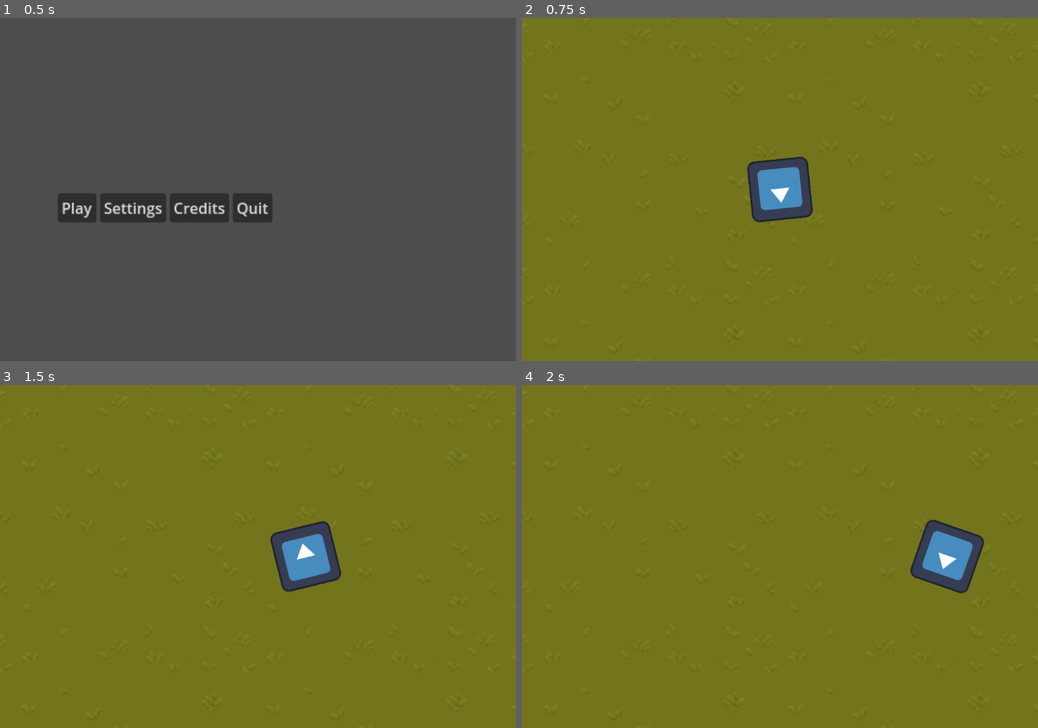
Above: before the commit, frames 1-4 (two rows, left to right).
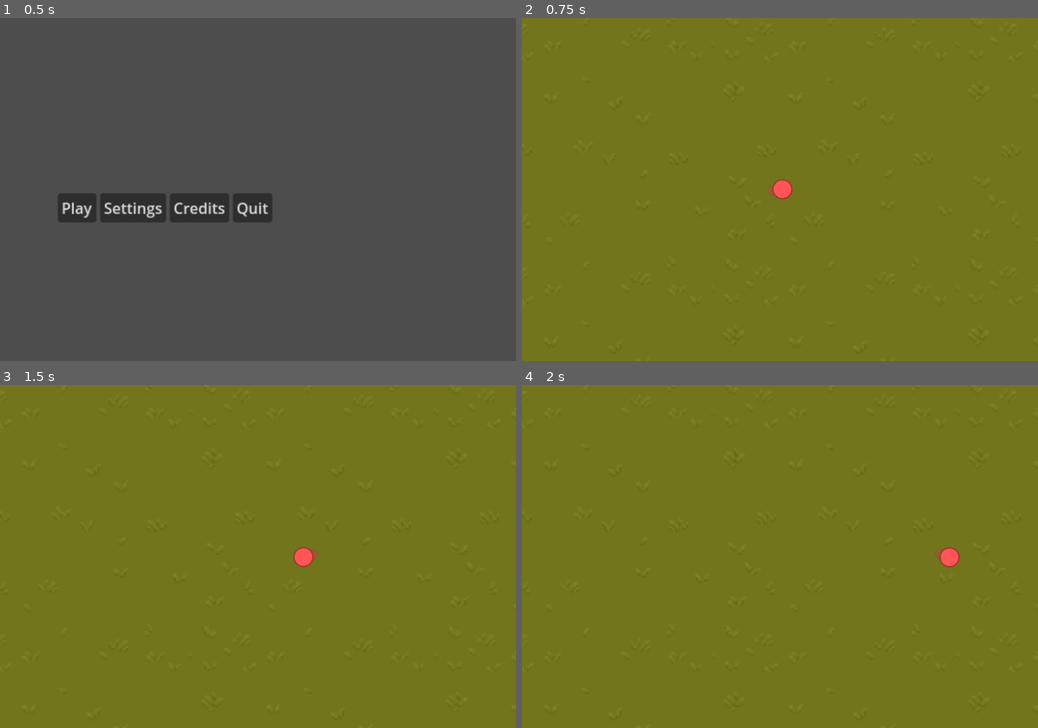
Above: after the commit, the same moments.

Repository: DasParijat/Ringtail-DE
Game: Godot game, scene res://RDE_Scenes/main_menu.tscn
The game is run twice, just before and just after one commit, with the same random seed, the same clock (stepped at 60 frames per second) and the same inputs. The engine's default icon, where the game draws it, is replaced by a stand-in: a white triangle on a blue panel in a dark square.
Inputs (mouse positions are in pixels of both pictures, inside the frame that each line leads up to):
- Up to frame 1 (0.5 s): no input
- Up to frame 2 (0.75 s): click "Play" at 0.5 s
- Up to frame 3 (1.5 s): tap Enter at 1.25 s; move the mouse to (371, 539) at 1.27 s; hold D (move_right) from 1.28 s (still down)
- Up to frame 4 (2 s): keep holding D (move_right)

Frame 1 is identical in both runs. In frame 2, 2.1% of the frame differs, in the area x 43-57%, y 40-60%; in frame 3, 2.1%; in frame 4, 2.1%.

Commit message:
Added seperate health resource

Diff:
--- a/RDE_Resources/Oswald.tres
+++ b/RDE_Resources/Oswald.tres
@@ -1,12 +1,13 @@
-[gd_resource type="Resource" script_class="PlayerRes" load_steps=2 format=3 uid="uid://blf71j4t5n6ln"]
+[gd_resource type="Resource" script_class="PlayerRes" load_steps=3 format=3 uid="uid://blf71j4t5n6ln"]
 
+[ext_resource type="Resource" uid="uid://du70fw1o5c5e" path="res://RDE_Resources/OswaldHP.tres" id="1_6a0bh"]
 [ext_resource type="Script" path="res://RDE_Scripts/playerRes.gd" id="1_dq3hh"]
 
 [resource]
 script = ExtResource("1_dq3hh")
 p_name = "Oswald"
 color = Color(0.949938, 0.82364, 0.168483, 1)
-max_hp = 50
+health_comp = ExtResource("1_6a0bh")
 regen_rate = 5.0
 base_speed = 500.0
 rest_speed = 250.0
--- /dev/null
+++ b/RDE_Resources/OswaldHP.tres
@@ -0,0 +1,7 @@
+[gd_resource type="Resource" script_class="HealthRes" load_steps=2 format=3 uid="uid://du70fw1o5c5e"]
+
+[ext_resource type="Script" path="res://RDE_Scripts/healthRes.gd" id="1_umdju"]
+
+[resource]
+script = ExtResource("1_umdju")
+max_hp = 50
--- a/RDE_Scenes/oswald.tscn
+++ b/RDE_Scenes/oswald.tscn
@@ -2,8 +2,8 @@
 
 [ext_resource type="Script" path="res://RDE_Scripts/oswald.gd" id="1_ddibq"]
 [ext_resource type="Script" path="res://RDE_Scripts/player_movement.gd" id="1_eqbwc"]
-[ext_resource type="Texture2D" uid="uid://bera0klibc5q1" path="res://icon.svg" id="2_nodsd"]
 [ext_resource type="Resource" uid="uid://blf71j4t5n6ln" path="res://RDE_Resources/Oswald.tres" id="3_ul88x"]
+[ext_resource type="Texture2D" uid="uid://c7klbsnbfmrvy" path="res://RDE_Images/nf Player.png" id="4_kq78u"]
 
 [sub_resource type="CircleShape2D" id="CircleShape2D_saq7g"]
 
@@ -18,4 +18,4 @@
 shape = SubResource("CircleShape2D_saq7g")
 
 [node name="Sprite2D" type="Sprite2D" parent="base_player"]
-texture = ExtResource("2_nodsd")
+texture = ExtResource("4_kq78u")
--- /dev/null
+++ b/RDE_Scripts/healthRes.gd
@@ -0,0 +1,8 @@
+extends Resource
+class_name HealthRes
+
+@export var max_hp : int
+var cur_hp : int = max_hp
+
+func take_dmg(dmg_amount):
+	cur_hp = cur_hp - dmg_amount
--- a/RDE_Scripts/playerRes.gd
+++ b/RDE_Scripts/playerRes.gd
@@ -2,16 +2,20 @@
 class_name PlayerRes
 
 # Changable Properties
+@export_category("Identifiers")
 @export var p_name : String
 @export var color: Color
 
-@export var max_hp : int
-@export var regen_rate: float = 5.0
+@export_category("Health")
+@export var health_comp : HealthRes
+@export var regen_rate : float = 5.0
 
+@export_category("Speed")
 @export var base_speed: float = 1000.0
 @export var rest_speed: float = 100.0
 @export var sprint_speed: float = 300.0
 
+@export_category("Power")
 @export var max_power: float = 100.0
 @export var base_power_rate: float = 1.0
 
Binary file added: RDE_Images/nf Player.png
Not shown, added: RDE_Images/nf Player.png.import
Not shown, changed: README.md
